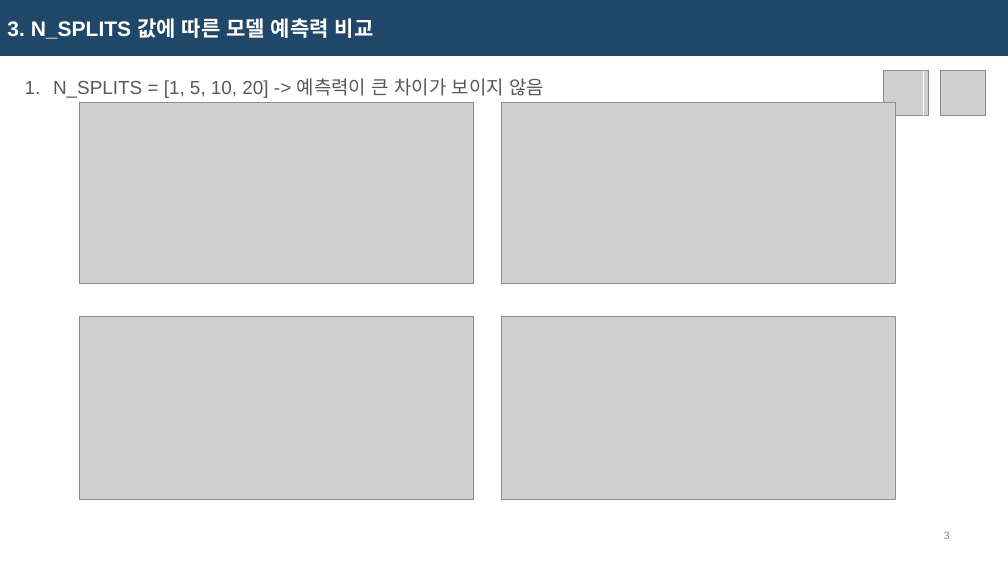
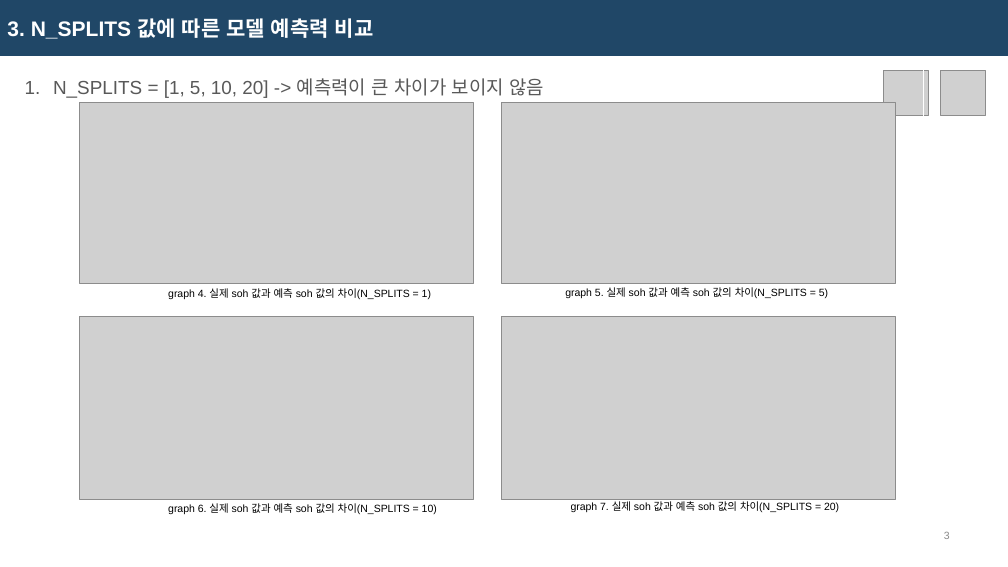
Before and after one commit to dae-hany/Battery_ESS_Projet, a slide deck: slide 8 of ppt/251112_최대한.pptx. Drawn at 1008x567 pixels with LibreOffice and Linux fonts; fonts in the diff are those of the drawing; grey boxes stand for pictures. Boxes give left, top, right and bottom in pixels: in the first picture for what was removed or moved away, otherwise in the second. Text is boxed around its words. In the diff, an @@ line names an element or a change of style, - is before the commit and + after.

```diff
--- a/ppt/251112_최대한.pptx
+++ b/ppt/251112_최대한.pptx
@@ text added at [168,288,431,299], 10 pt, text #000000 @@
+graph 4. 실제 soh 값과 예측 soh 값의 차이(N_SPLITS = 1)
@@ text added at [565,287,828,298], 10 pt, text #000000 @@
+graph 5. 실제 soh 값과 예측 soh 값의 차이(N_SPLITS = 5)
@@ text added at [168,503,437,514], 10 pt, text #000000 @@
+graph 6. 실제 soh 값과 예측 soh 값의 차이(N_SPLITS = 10)
@@ text added at [571,499,839,512], 10 pt, text #000000 @@
+graph 7. 실제 soh 값과 예측 soh 값의 차이(N_SPLITS = 20)
```
Also in this commit, not shown: 9 other slides changed.
